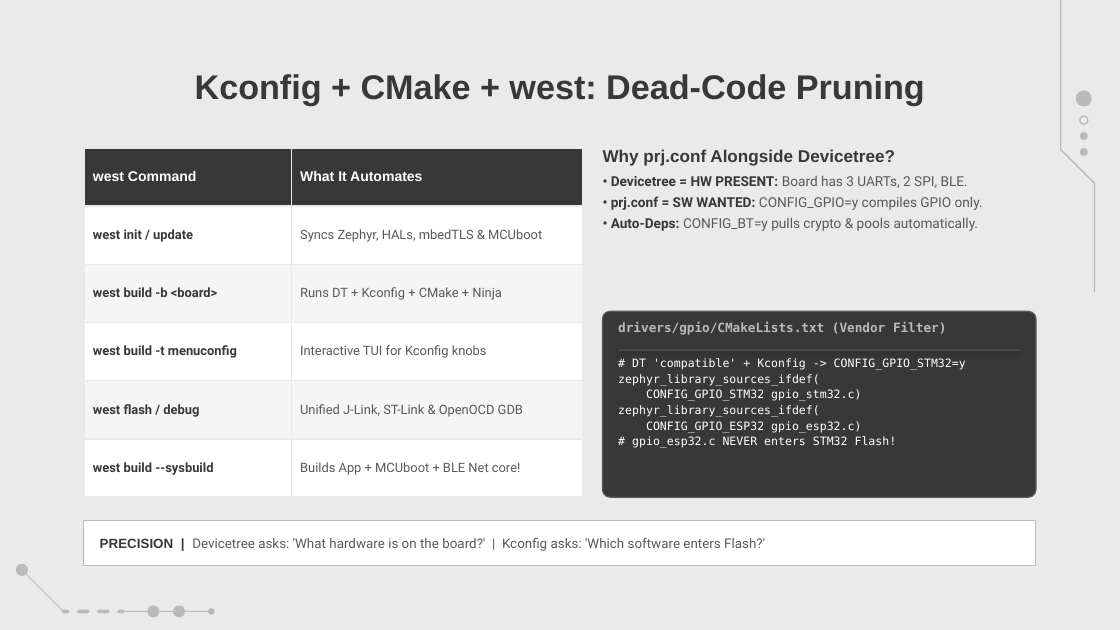
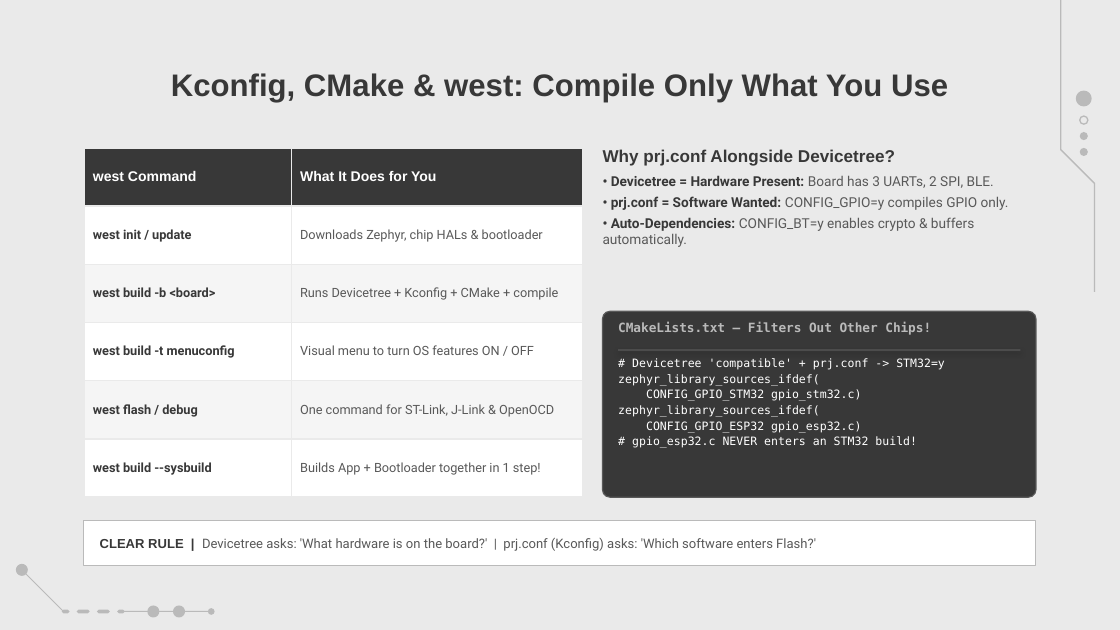
Before and after one commit to amrsaeedcse/zephyr-vs-freertos-presentation, a slide deck: slide 19 of Zephyr_RTOS_vs_FreeRTOS.pptx. Drawn at 1120x630 pixels with LibreOffice and Linux fonts; fonts in the diff are those of the drawing; background and template pictures are left out. Boxes give left, top, right and bottom in pixels: in the first picture for what was removed or moved away, otherwise in the second. Text is boxed around its words. In the diff, an @@ line names an element or a change of style, - is before the commit and + after.

Commit message:
Refine Part II Zephyr narrative, visuals & clarity (Slides 13-34)

```diff
--- a/Zephyr_RTOS_vs_FreeRTOS.pptx
+++ b/Zephyr_RTOS_vs_FreeRTOS.pptx
@@ title at [171, 73, 948, 103]: text changed; size 22 to 20 pt @@
-Kconfig + CMake + west: Dead-Code Pruning
+Kconfig, CMake & west: Compile Only What You Use
@@ table at [84, 148, 582, 497] @@
-row 1, column 2: What It Automates
+row 1, column 2: What It Does for You
-row 2, column 2: Syncs Zephyr, HALs, mbedTLS & MCUboot
+row 2, column 2: Downloads Zephyr, chip HALs & bootloader
-row 3, column 2: Runs DT + Kconfig + CMake + Ninja
+row 3, column 2: Runs Devicetree + Kconfig + CMake + compile
-row 4, column 2: Interactive TUI for Kconfig knobs
+row 4, column 2: Visual menu to turn OS features ON / OFF
-row 5, column 2: Unified J-Link, ST-Link & OpenOCD GDB
+row 5, column 2: One command for ST-Link, J-Link & OpenOCD
-row 6, column 2: Builds App + MCUboot + BLE Net core!
+row 6, column 2: Builds App + Bootloader together in 1 step!
@@ size 8.3 to 8.2 pt in "west init / update", "west build -b <board>", "west build -t menuconfig", "west flash / debug" and 1 more places @@
@@ text at [603, 175, 1009, 247]: text changed @@
-• Devicetree = HW PRESENT: Board has 3 UARTs, 2 SPI, BLE.
-• prj.conf = SW WANTED: CONFIG_GPIO=y compiles GPIO only.
-• Auto-Deps: CONFIG_BT=y pulls crypto & pools automatically.
+• Devicetree = Hardware Present: Board has 3 UARTs, 2 SPI, BLE.
+• prj.conf = Software Wanted: CONFIG_GPIO=y compiles GPIO only.
+• Auto-Dependencies: CONFIG_BT=y enables crypto & buffers automatically.
@@ text at [618, 322, 931, 335]: text changed @@
-drivers/gpio/CMakeLists.txt (Vendor Filter)
+CMakeLists.txt — Filters Out Other Chips!
@@ text at [632, 358, 945, 370]: text changed @@
-# DT 'compatible' + Kconfig -> CONFIG_GPIO_STM32=y
+# Devicetree 'compatible' + prj.conf -> STM32=y
@@ text at [632, 436, 917, 448]: text changed @@
-# gpio_esp32.c NEVER enters STM32 Flash!
+# gpio_esp32.c NEVER enters an STM32 build!
@@ text in rectangle at [100, 538, 816, 551]: text changed; size 8.6 to 8.4 pt @@
-PRECISION | Devicetree asks: 'What hardware is on the board?' | Kconfig asks: 'Which software enters Flash?'
+CLEAR RULE | Devicetree asks: 'What hardware is on the board?' | prj.conf (Kconfig) asks: 'Which software enters Flash?'
```
Also in this commit, not shown: 19 other slides changed, 1 slide added, 1 slide removed, 2 other files.
